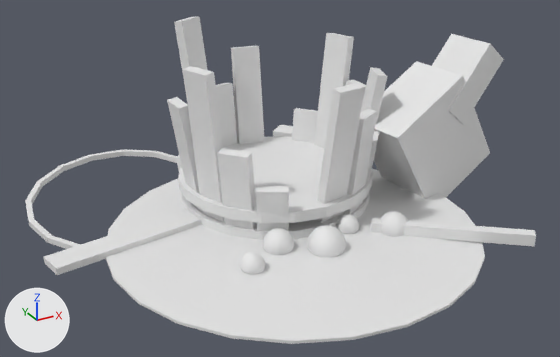
A saved change to the glTF model godot/assets3d/props/mash_barrel_broken.glb.
Before and after are seen from a 50 mm camera at (-1.59, -2.93, 1.56) aimed at (-0.09, -0.22, 0.2). Lighting does not change. The marker at lower left points along +X, +Y and +Z. The first picture is the older version. Vertices at exactly the same position are counted once.

In view in the first picture: 'ob'.
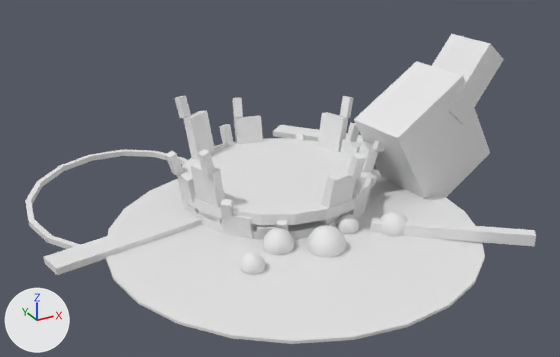
The newer file is also turned or shifted as a whole; pictures and numbers use the older file's frame.

The change, as a diff of the scene's bpy script:
```diff
--- a/godot/assets3d/props/mash_barrel_broken.glb.py
+++ b/godot/assets3d/props/mash_barrel_broken.glb.py
@@ me_me_1707 @@
 # used by ob_ob; location = (0.0, 0.0, 0.0)
-me_me_1707.from_pydata(...)  # 1146 vertices, 2116 faces; spans x -1.11..1.04, y -1.15..0.81, z -0.08..0.8
+me_me_1707.from_pydata(...)  # 1266 vertices, 2296 faces; spans x -1.11..1.04, y -1.15..0.81, z -0.08..0.7
+# me_me_1707 part 1: the loose piece of 8 vertices spanning x 0.37..0.47, y -0.07..0.07, z 0.0..0.5 is scaled about its middle by (0.743, 1, 0.398), then moved by (0.0, 0.0, -0.15)
+# me_me_1707 part 2: the loose piece of 8 vertices spanning x 0.24..0.4, y 0.19..0.35, z 0.0..0.3 is multiplied about the mesh origin by the matrix ((0.94, 0.342, 0.02), (-0.342, 0.94, 0.007), (-0.016, -0.013, 1.0))
+# me_me_1707 part 3: the loose piece of 8 vertices spanning x 0.24..0.4, y -0.35..-0.19, z 0.0..0.35 is multiplied about its middle by the matrix ((0.109, -0.273, 0.042), (0.274, 0.112, 0.022), (-0.036, 0.031, 0.293)), then moved by (0.15, 0.4, 0.17)
+# me_me_1707 part 4: the loose piece of 8 vertices spanning x -0.15..0.0, y 0.36..0.47, z 0.0..0.45 is scaled about its middle by (0.315, 0.619, 0.217), then moved by (0.03, 0.03, -0.04)
+# me_me_1707 part 5: the loose piece of 8 vertices spanning x -0.4..-0.24, y -0.35..-0.19, z 0.0..0.4 is multiplied about its middle by the matrix ((-0.151, 0.852, -0.024), (-0.852, -0.15, 0.042), (0.037, 0.031, 0.865)), then moved by (0.11, 0.63, -0.03)
+# me_me_1707 part 6: the loose piece of 8 vertices spanning x -0.39..-0.25, y 0.19..0.35, z 0.0..0.2 is scaled about its middle by (0.958, 0.977, 0.346), then moved by (0.0, 0.0, -0.07)
+# me_me_1707 part 7: the loose piece of 8 vertices spanning x -0.49..-0.35, y -0.07..0.07, z 0.0..0.55 is scaled about its middle by (0.648, 1, 0.395), then moved by (0.0, 0.0, -0.16)
+# me_me_1707 part 8: the loose piece of 8 vertices spanning x -0.29..-0.13, y -0.43..-0.29, z 0.0..0.25 is multiplied about its middle by the matrix ((0.24, 0.306, -0.058), (-0.31, 0.241, -0.008), (0.029, 0.051, 0.389)), then moved by (-0.27, 0.4, 0.13)
+# me_me_1707 part 9: the loose piece of 8 vertices spanning x 0.0..0.15, y 0.33..0.49, z 0.0..0.62 is rebuilt with 8 vertices and now spans x 0.0..0.15, y 0.35..0.47, z 0.0..0.26
+# me_me_1707 part 10: the loose piece of 8 vertices spanning x 0.0..0.15, y -0.5..-0.33, z 0.0..0.66 is rebuilt with 8 vertices and now spans x 0.0..0.15, y -0.48..-0.35, z 0.0..0.28
+# me_me_1707 part 11: the loose piece of 8 vertices spanning x -0.47..-0.32, y -0.23..-0.06, z 0.0..0.72 is rebuilt with 8 vertices and now spans x -0.46..-0.33, y -0.22..-0.07, z 0.0..0.3
+# me_me_1707 part 12: the loose piece of 8 vertices spanning x 0.13..0.29, y -0.44..-0.29, z 0.0..0.5 is rebuilt with 8 vertices and now spans x 0.14..0.28, y -0.43..-0.3, z 0.0..0.16
+# me_me_1707 part 13: the loose piece of 8 vertices spanning x 0.3..0.49, y -0.23..-0.06, z 0.0..0.6 is rebuilt with 8 vertices and now spans x 0.32..0.47, y -0.22..-0.06, z 0.0..0.24
+# me_me_1707 part 14: 40 vertices moved within x -0.45..0.45, y -0.45..0.45, z 0.09..0.14; 16 vertices removed from x -0.31..0.48, y 0.06..0.46, z 0.0..0.8; 136 vertices added at x -0.46..0.49, y -0.51..0.53, z 0.0..0.43
```

What differs and where, as boxes [x1, y1, x2, y2] in the pictures (560 x 357 px; the box of a moved part takes in the faces that stretch with it):
'ob', reshaped: before [25, 16, 536, 344]; after [25, 34, 536, 344]
part 1 of me_me_1707, moved or reshaped (mostly hidden before): before [346, 80, 366, 98]; after [341, 139, 361, 159]
part 2 of me_me_1707, moved or reshaped: before [292, 108, 318, 143]; after [317, 112, 348, 152]
part 3 of me_me_1707, moved or reshaped: before [363, 131, 379, 202]; after [339, 96, 354, 118]
part 4 of me_me_1707, moved or reshaped: before [216, 83, 238, 147]; after [219, 124, 234, 145]
part 5 of me_me_1707, moved or reshaped: before [217, 148, 257, 229]; after [183, 111, 215, 160]
part 6 of me_me_1707, moved or reshaped (not visible afterwards): before [176, 155, 182, 171]
part 7 of me_me_1707, moved or reshaped: before [167, 97, 202, 212]; after [177, 167, 199, 214]
part 8 of me_me_1707, moved or reshaped: before [256, 186, 289, 231]; after [165, 151, 184, 176]
part 9 of me_me_1707, rebuilt: before [231, 46, 264, 144]; after [234, 115, 263, 144]
part 10 of me_me_1707, rebuilt: before [315, 82, 365, 222]; after [319, 168, 356, 224]
part 11 of me_me_1707, rebuilt: before [183, 66, 224, 223]; after [191, 161, 225, 224]
part 12 of me_me_1707, rebuilt: before [344, 109, 377, 214]; after [348, 182, 370, 217]
part 13 of me_me_1707, rebuilt: before [361, 67, 388, 125]; after [359, 141, 378, 174]
part 14 of me_me_1707, cut back: before [174, 16, 373, 223]; after [175, 95, 384, 240]
